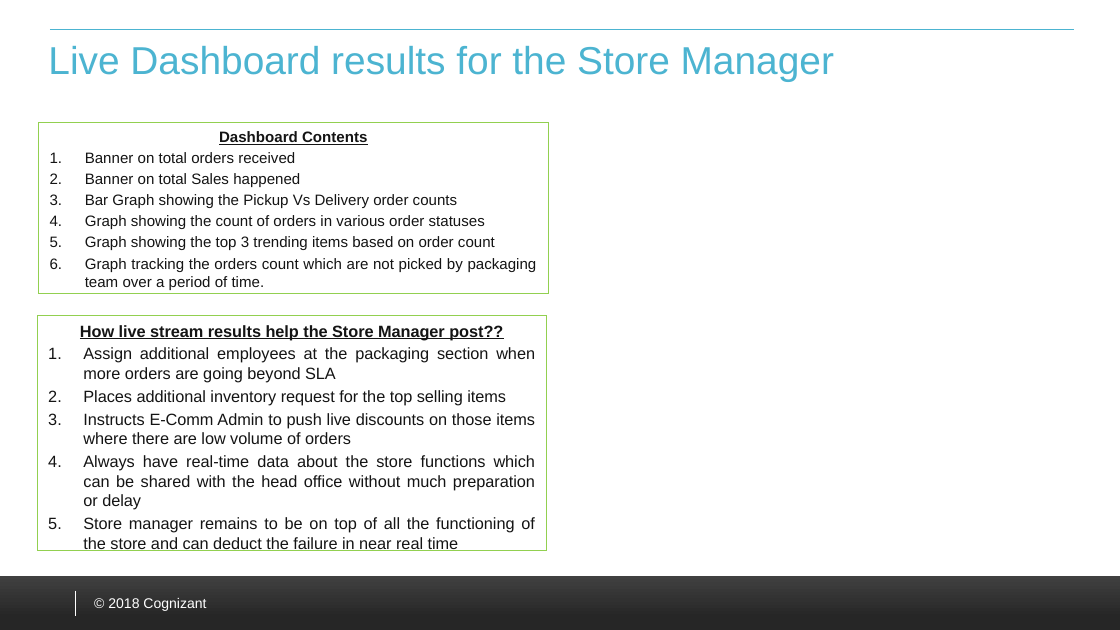
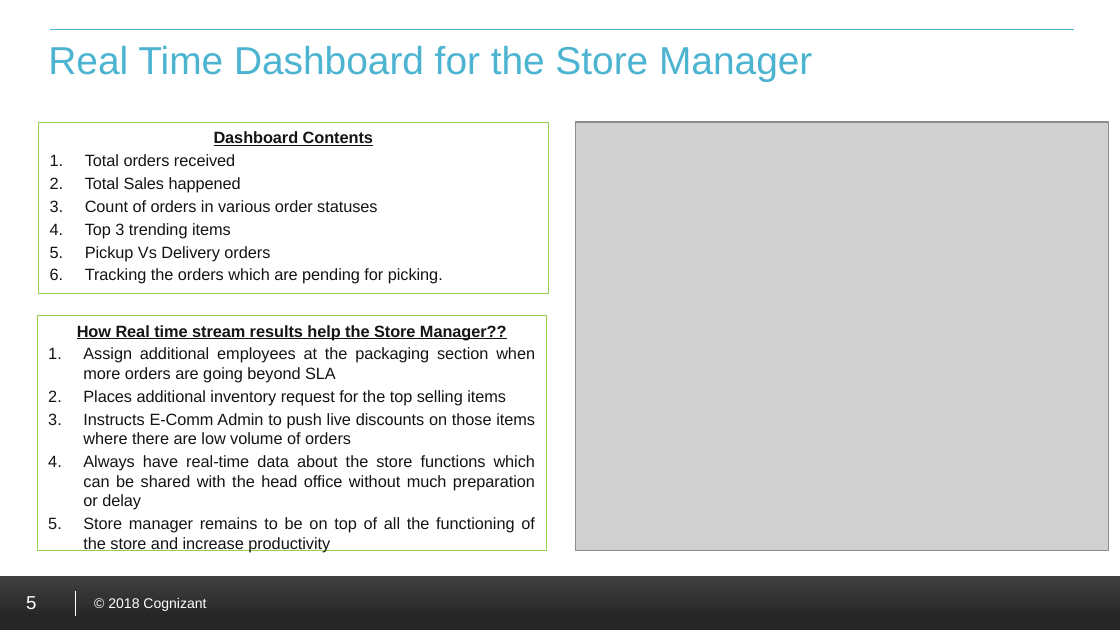
Before and after one commit to RAI-POC/EcommRAI, a slide deck: slide 5 of RAI_Ecomm.pptx. Drawn at 1120x630 pixels with LibreOffice and Linux fonts; fonts in the diff are those of the drawing; grey boxes stand for pictures; background and template pictures are left out. Boxes give left, top, right and bottom in pixels: in the first picture for what was removed or moved away, otherwise in the second. Text is boxed around its words. In the diff, an @@ line names an element or a change of style, - is before the commit and + after.

```diff
--- a/RAI_Ecomm.pptx
+++ b/RAI_Ecomm.pptx
@@ title at box(48, 46, 812, 81): text changed @@
-Live Dashboard results for the Store Manager
+Real Time Dashboard for the Store Manager
@@ text at box(214, 131, 373, 146): size 9.7 to 10.5 pt in "Dashboard Contents" @@
@@ picture added at box(576, 122, 1109, 551) @@
@@ text at box(85, 154, 443, 284): text changed; size 9.7 to 10.5 pt @@
-1. Banner on total orders received
-2. Banner on total Sales happened
-3. Bar Graph showing the Pickup Vs Delivery order counts
-4. Graph showing the count of orders in various order statuses
-5. Graph showing the top 3 trending items based on order count
-6. Graph tracking the orders count which are not picked by packaging team over a period of time.
+1. Total orders received
+2. Total Sales happened
+3. Count of orders in various order statuses
+4. Top 3 trending items
+5. Pickup Vs Delivery orders
+6. Tracking the orders which are pending for picking.
@@ text in rectangle at box(77, 325, 507, 340): text changed @@
-How live stream results help the Store Manager post??
+How Real time stream results help the Store Manager??
@@ text in rectangle at box(83, 517, 535, 552): text changed @@
-5. Store manager remains to be on top of all the functioning of the store and can deduct the failure in near real time
+5. Store manager remains to be on top of all the functioning of the store and increase productivity
@@ page number added at box(26, 596, 36, 609), 12 pt, text #FFFFFF @@
+5
```
Also in this commit, not shown: 5 other slides changed.
